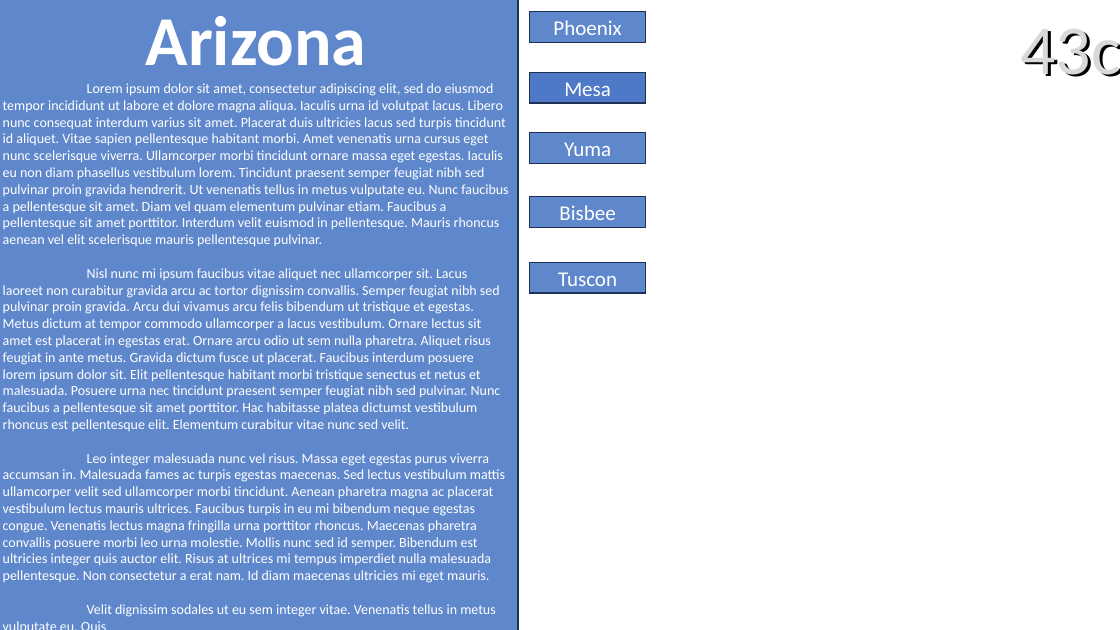
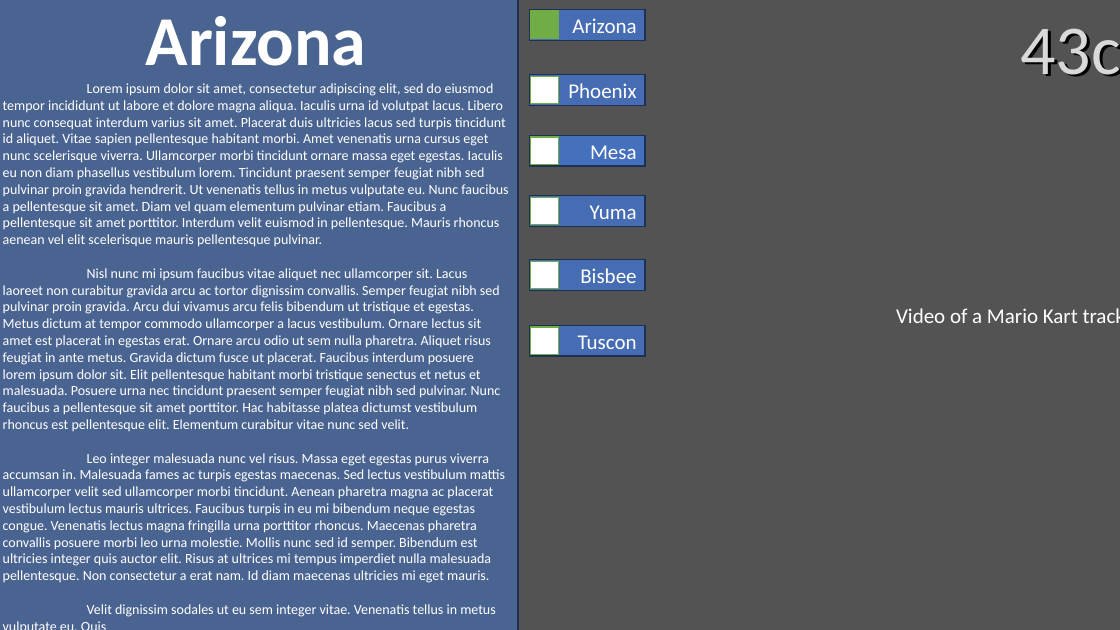
Before and after one commit to IoIxDCIS/CIS233DA, a slide deck: slide 1 of Week3/layout.pptx. Drawn at 1120x630 pixels with LibreOffice and Linux fonts; fonts in the diff are those of the drawing; background and template pictures are left out. Boxes give left, top, right and bottom in pixels: in the first picture for what was removed or moved away, otherwise in the second. Text is boxed around its words. In the diff, an @@ line names an element or a change of style, - is before the commit and + after.

```diff
--- a/Week3/layout.pptx
+++ b/Week3/layout.pptx
@@ rectangle "Arizona" at bbox=[0, 0, 518, 630]: fill #4472C4 at 85% opacity to #4472C4 at 55% opacity @@
@@ rectangle added at bbox=[0, 0, 1120, 630], fill #525252, outline #7C7C7C 1 pt, 18 pt, text #FFFFFF @@
+Video of a Mario Kart track
@@ rectangle added at bbox=[529, 9, 645, 40], fill #4472C4 at 85% opacity, outline #1E3256 1 pt, 18 pt, text #FFFFFF @@
+Arizona
@@ rectangle added at bbox=[531, 11, 559, 39], fill #70AD47, outline #70AD47 1 pt @@
@@ rectangle added at bbox=[531, 76, 559, 104], fill #FFFFFF, outline #70AD47 1 pt @@
@@ rectangle added at bbox=[531, 137, 559, 165], fill #FFFFFF, outline #70AD47 1 pt @@
@@ rectangle added at bbox=[531, 197, 559, 225], fill #FFFFFF, outline #70AD47 1 pt @@
@@ rectangle added at bbox=[531, 261, 559, 289], fill #FFFFFF, outline #70AD47 1 pt @@
@@ 5 rectangles: place and size @@
-5 rectangles at bbox=[530, 12, 646, 293]
+5 rectangles at bbox=[529, 75, 645, 356]
@@ alignment centre to right in 5 elements at bbox=[529, 75, 645, 106], bbox=[529, 135, 645, 166], bbox=[529, 196, 645, 227], bbox=[529, 260, 645, 291], bbox=[529, 325, 645, 356] @@
@@ rectangle added at bbox=[531, 327, 559, 355], fill #FFFFFF, outline #70AD47 1 pt @@
```
Also in this commit, not shown: 2 other slides changed, 15 slides added, 3 other files.
